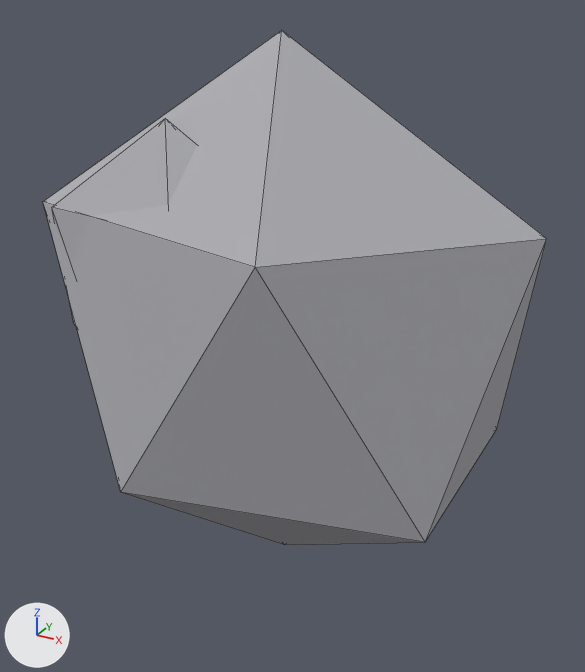
Two versions of the glTF model assets/procedural/pretty/rock_dark.glb, one commit apart.
Both versions are drawn from a 50 mm camera at (0.607, -1.109, 0.965) aimed at (0.005, -0.013, 0.418). Arrows for +X, +Y and +Z are at lower left; the lights stay in place. The older version comes first. Mesh edges are drawn as thin lines. Vertices at exactly the same position are counted once.

In view in the first picture: 'rock_dark_root'.
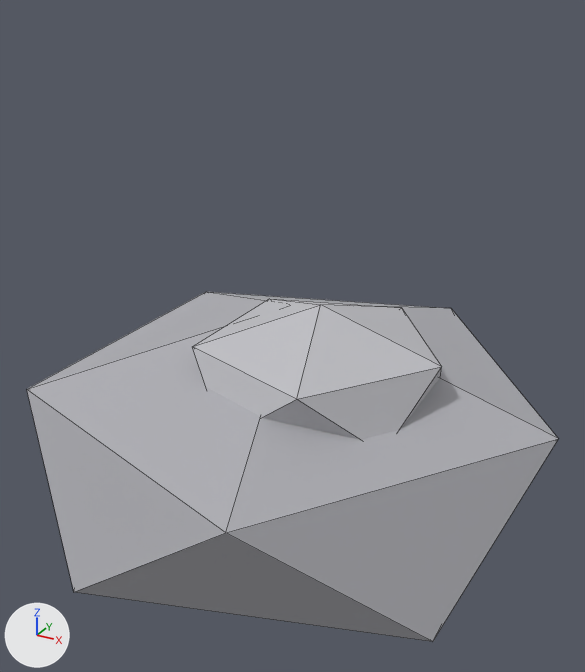
The change, as JSON lines over the scene's bpy script:
```json
{"block": "me_rock_dark_mesh", "where": "# used by ob_rock_dark_root; location = (0.0, 0.0, 0.0)"}
{"op": "remove", "block": "me_rock_dark_mesh", "code": "me_rock_dark_mesh.from_pydata(...)  # 36 vertices, 60 faces; spans x -0.402..0.402, y -0.323..0.323, z 0.0..0.9"}
{"op": "add", "block": "me_rock_dark_mesh", "code": "me_rock_dark_mesh.from_pydata(...)  # 36 vertices, 60 faces; spans x -0.45..0.45, y -0.428..0.428, z 0.0..0.5"}
{"block": "me_rock_dark_mesh", "change": "me_rock_dark_mesh part 1: the loose piece of 12 vertices spanning x -0.402..0.402, y -0.323..0.251, z 0.0..0.9 is scaled about its middle by (1.12, 1.49, 0.521), then moved by (0.0, 0.036, -0.216)"}
{"block": "me_rock_dark_mesh", "change": "me_rock_dark_mesh part 2: the loose piece of 12 vertices spanning x -0.334..0.109, y -0.267..-0.075, z 0.293..0.788 is scaled about its middle by (1.12, 2.46, 0.316), then moved by (-0.013, 0.272, -0.399)"}
{"block": "me_rock_dark_mesh", "change": "me_rock_dark_mesh part 3: the loose piece of 12 vertices spanning x -0.114..0.249, y 0.055..0.323, z 0.203..0.608 is scaled about its middle by (1.12, 1.44, 0.54), then moved by (0.008, -0.239, -0.014)"}
```

Where the change shows, as pixel boxes [x1, y1, x2, y2] in the pictures (585 x 672 px; the box of a moved part takes in the faces that stretch with it):
```json
{"object": "rock_dark_root", "change": "reshaped", "before": [43, 31, 547, 545], "after": [27, 292, 558, 642], "on screen": "32% shorter"}
{"part": 1, "of": "me_rock_dark_mesh", "change": "moved or reshaped", "before": [43, 31, 547, 545], "after": [27, 292, 558, 642]}
{"part": 2, "of": "me_rock_dark_mesh", "change": "moved or reshaped", "before": [52, 118, 197, 326], "on screen": "not visible afterwards"}
{"part": 3, "of": "me_rock_dark_mesh", "change": "moved or reshaped", "after": [193, 299, 442, 440], "on screen": "not visible before"}
```
